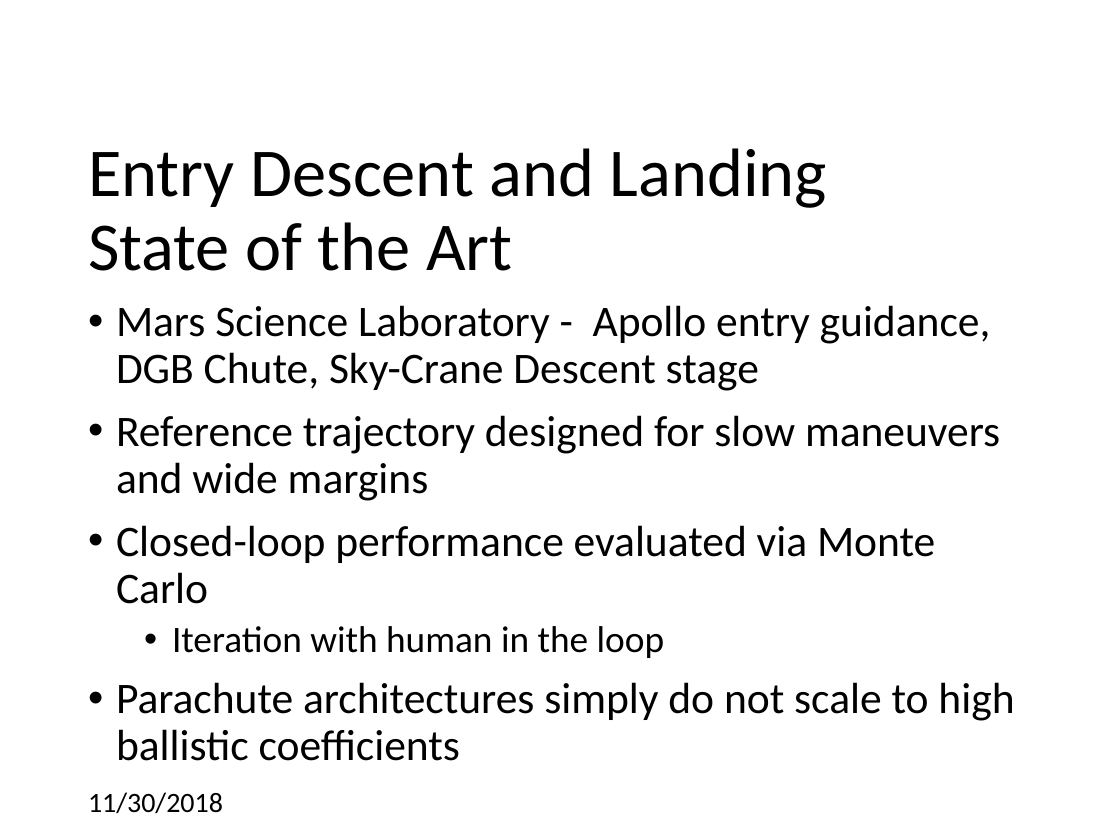
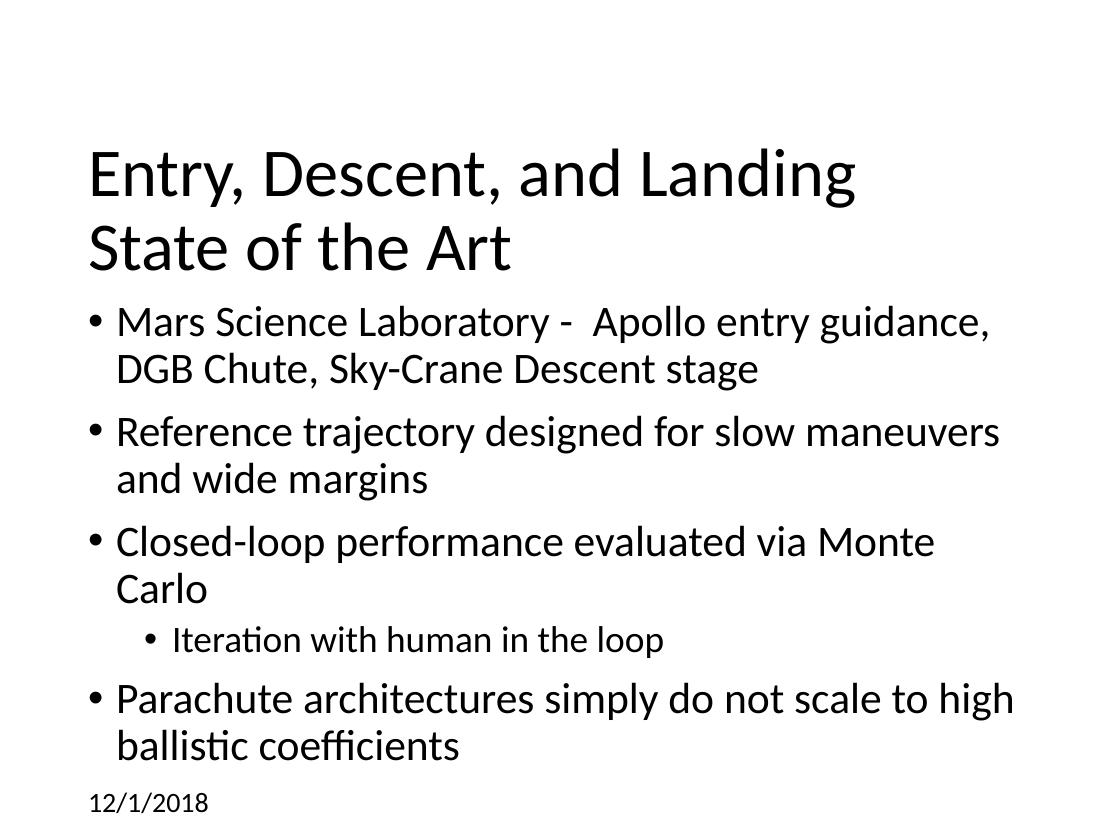
Before and after one commit to CDNoyes/EDL-Py, a slide deck: slide 4 of Documents/Qual Exam.pptx (slide 3 before the commit). Drawn at 1120x840 pixels with LibreOffice and Linux fonts; fonts in the diff are those of the drawing; background and template pictures are left out. Boxes give left, top, right and bottom in pixels: in the first picture for what was removed or moved away, otherwise in the second. Text is boxed around its words. In the diff, an @@ line names an element or a change of style, - is before the commit and + after.

```diff
--- a/Documents/Qual Exam.pptx
+++ b/Documents/Qual Exam.pptx
@@ title at [88,148,856,271]: text changed @@
-Entry Descent and Landing
-State of the Art
+Entry, Descent, and Landing
+State of the Art
@@ text at [88,792,209,814]: text changed @@
-11/30/2018
+12/1/2018
```
Also in this commit, not shown: 32 other slides changed, 7 slides added, 1 other file.
